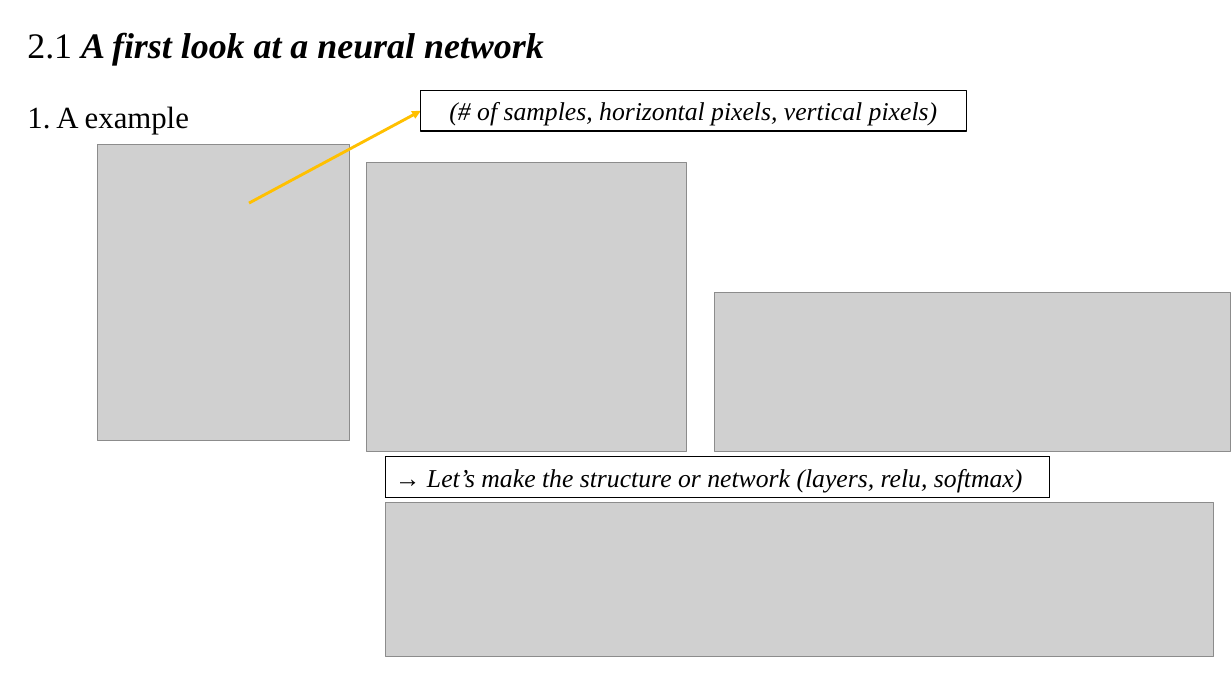
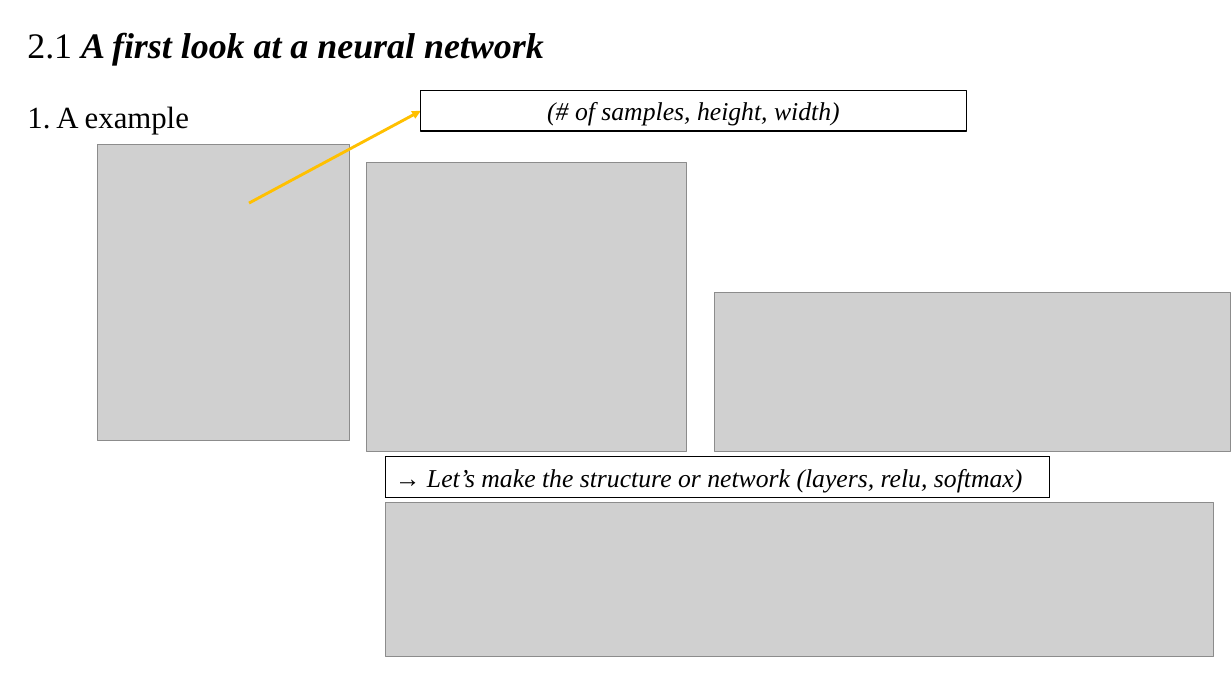
Before and after one commit to dori2063/advanced-deep-learning-2019-fall, a slide deck: slide 5 of Chapter2/First_Hosu_Lee.pptx. Drawn at 1232x693 pixels with LibreOffice and Linux fonts; fonts in the diff are those of the drawing; grey boxes stand for pictures; background and template pictures are left out. Boxes give left, top, right and bottom in pixels: in the first picture for what was removed or moved away, otherwise in the second. Text is boxed around its words. In the diff, an @@ line names an element or a change of style, - is before the commit and + after.

```diff
--- a/Chapter2/First_Hosu_Lee.pptx
+++ b/Chapter2/First_Hosu_Lee.pptx
@@ text in rectangle at [575,102,840,126]: text changed @@
-(# of samples, horizontal pixels, vertical pixels)
+(# of samples, height, width)
```
Also in this commit, not shown: 1 other slide changed, 1 slide added.
